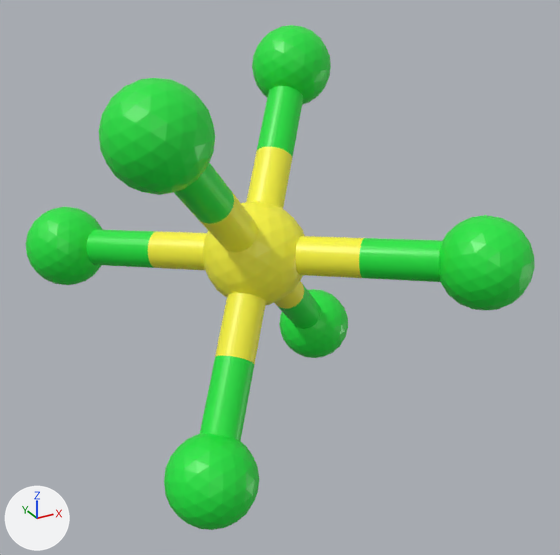
Renders of the glTF model assets/molecule/SF6/SF6.gltf from each side of a commit.
Camera for both pictures: a 50 mm camera at (-0.366, -0.584, 0.826) aimed at (-0.002, 0.078, 0.495). Every picture has the same lights, and +X, +Y and +Z are marked at lower left. Where no turn or scale is listed for an object, it has been applied to the vertices.

The first picture shows 'Shape_IndexedFaceSet', 'Shape_IndexedFaceSet.001', 'Shape_IndexedFaceSet.002', 'Shape_IndexedFaceSet.003', 'Shape_IndexedFaceSet.004', 'Shape_IndexedFaceSet.005', 'Shape_IndexedFaceSet.006', 'Shape_IndexedFaceSet.007', 'Shape_IndexedFaceSet.009', 'Shape_IndexedFaceSet.012', 'Shape_IndexedFaceSet.015', 'Shape_IndexedFaceSet.018', 'Shape_IndexedFaceSet.021', 'Shape_IndexedFaceSet.023', 'Shape_IndexedFaceSet.024'.
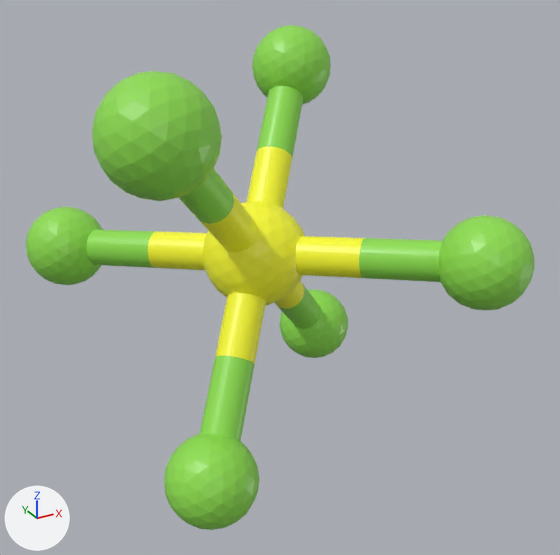
The newer file is also turned or shifted as a whole; pictures and numbers use the older file's frame.

Changed parts and their boxes [x1, y1, x2, y2] in the pictures (560 x 555 px):
'Shape_IndexedFaceSet.002', recoloured, rescaled (12% wider, 11% taller): before [99, 78, 215, 195]; after [92, 71, 222, 201]
'Shape_IndexedFaceSet.006', recoloured: [439, 215, 535, 310] in both
'Shape_IndexedFaceSet.001', recoloured: [164, 433, 259, 530] in both
'Shape_IndexedFaceSet.003', recoloured: [252, 25, 331, 105] in both
'Shape_IndexedFaceSet.005', recoloured: [26, 207, 103, 285] in both
'Shape_IndexedFaceSet.009', recoloured: [359, 238, 442, 282] in both
'Shape_IndexedFaceSet.024', recoloured: [200, 356, 254, 441] in both
'Shape_IndexedFaceSet.004', recoloured: [279, 289, 348, 358] in both
'Shape_IndexedFaceSet.018', recoloured: [256, 86, 303, 158] in both
'Shape_IndexedFaceSet.012', recoloured: [86, 230, 156, 268] in both
'Shape_IndexedFaceSet.021', recoloured: [174, 163, 234, 224] in both
'Shape_IndexedFaceSet.015', recoloured: [279, 285, 321, 329] in both

What the commit changed:
Material 'Material.025' (mat_material_025) changes colour from green #1ce740 to green #90e050; in linear values from (0.0115, 0.8, 0.0515) to (0.279, 0.745, 0.0802).
Object 'Shape_IndexedFaceSet.002' (ob_shape_indexedfaceset_002) is rescaled from (0.0457, 0.0457, 0.0457) to (0.0508, 0.0508, 0.0508).
